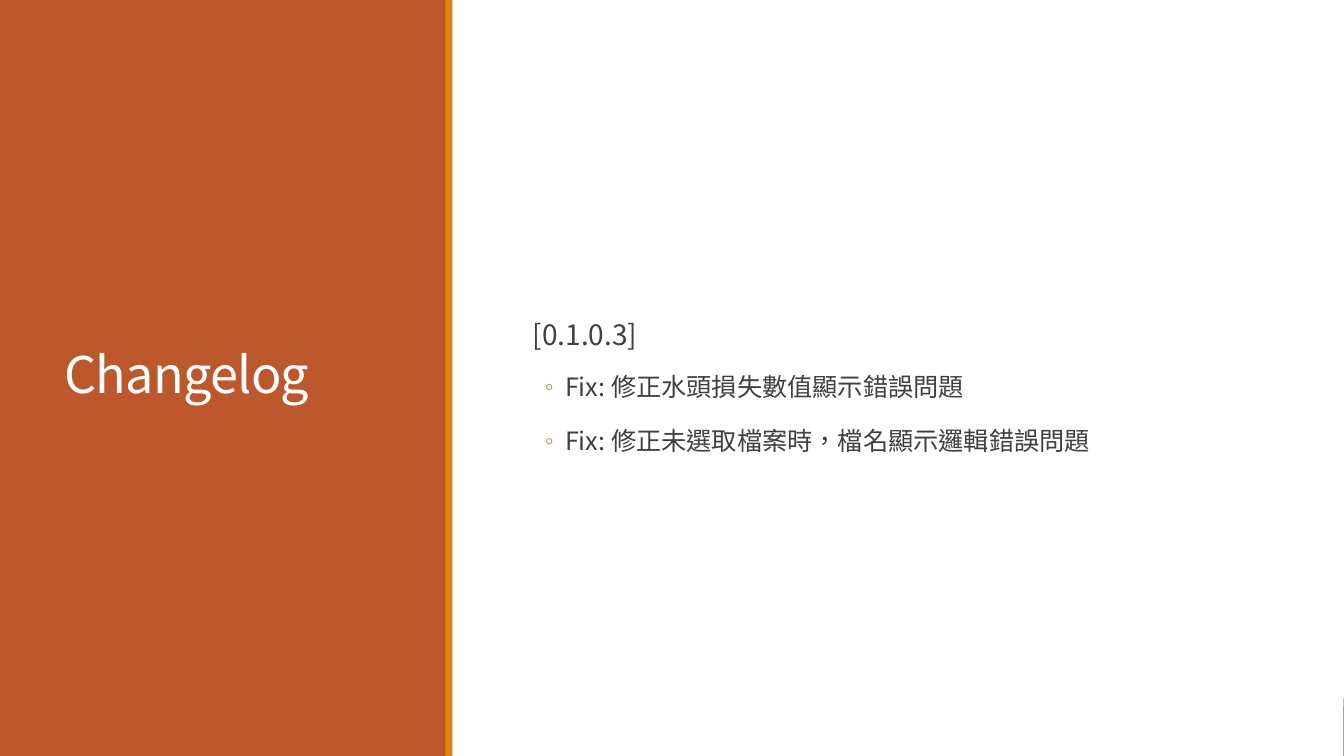
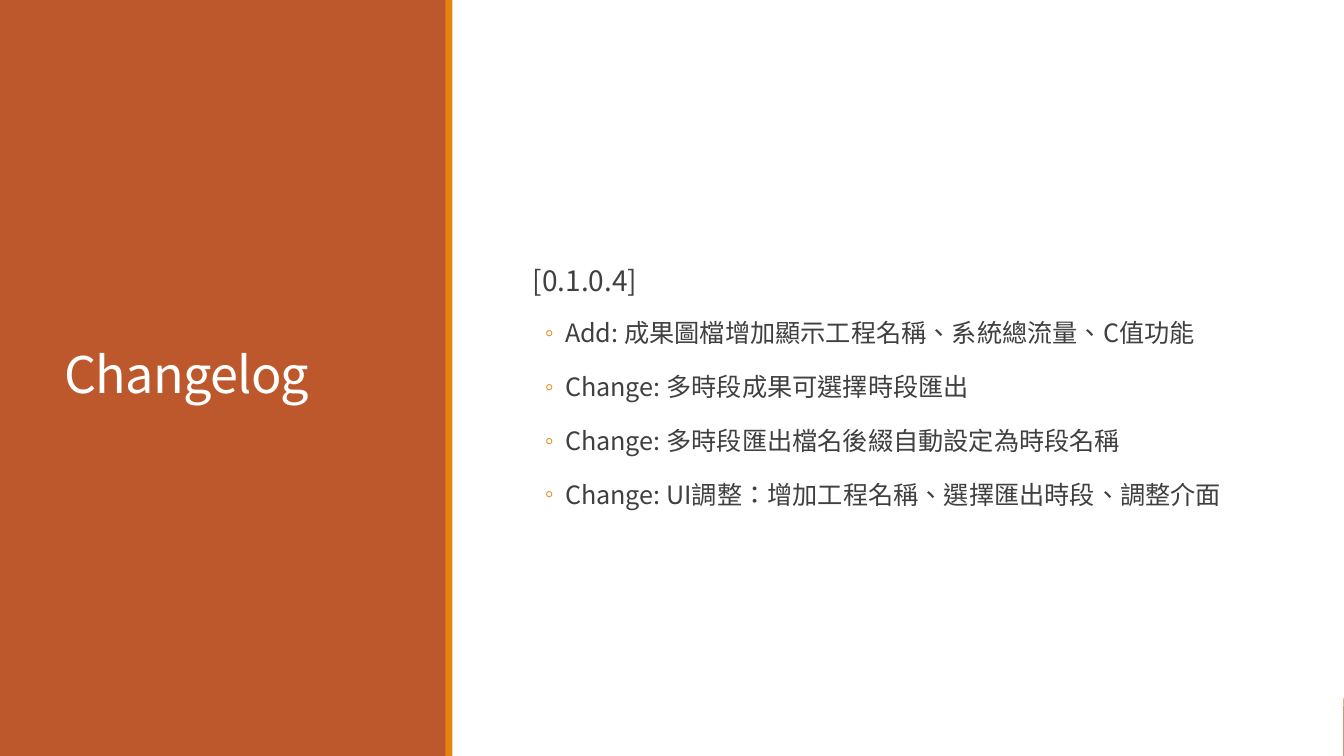
Before and after one commit to lihsin2000/epa2hydchart, a slide deck: slide 2 of 程式說明.pptx. Drawn at 1344x756 pixels with LibreOffice and Linux fonts; fonts in the diff are those of the drawing. Boxes give left, top, right and bottom in pixels: in the first picture for what was removed or moved away, otherwise in the second. Text is boxed around its words. In the diff, an @@ line names an element or a change of style, - is before the commit and + after.

```diff
--- a/程式說明.pptx
+++ b/程式說明.pptx
@@ text at (x1=533, y1=269, x2=1221, y2=510): text changed @@
-  [0.1.0.3]
-  ◦ Fix: 修正水頭損失數值顯示錯誤問題
-  ◦ Fix: 修正未選取檔案時，檔名顯示邏輯錯誤問題
+  [0.1.0.4]
+  ◦ Add: 成果圖檔增加顯示工程名稱、系統總流量、C值功能
+  ◦ Change: 多時段成果可選擇時段匯出
+  ◦ Change: 多時段匯出檔名後綴自動設定為時段名稱
+  ◦ Change: UI調整：增加工程名稱、選擇匯出時段、調整介面
```
Also in this commit, not shown: 4 other slides changed, 1 slide added, 1 slide removed, 6 other files.
